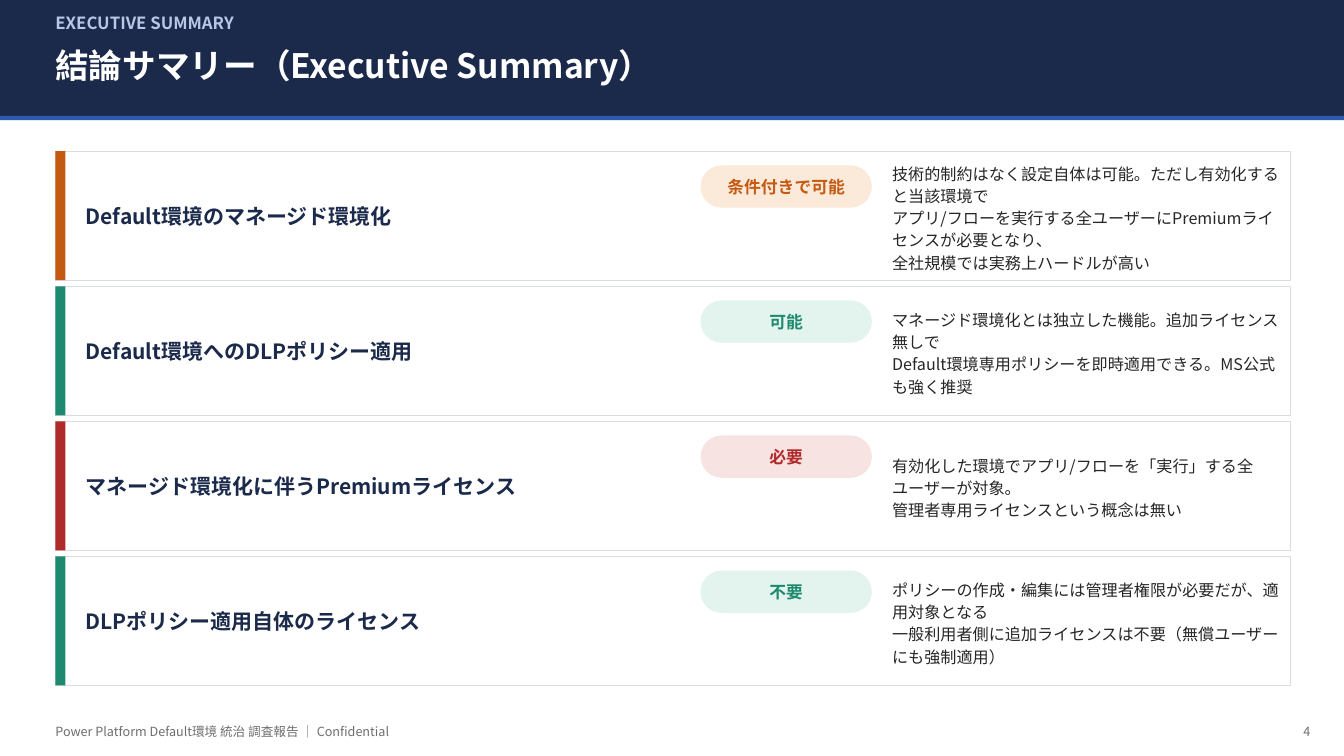
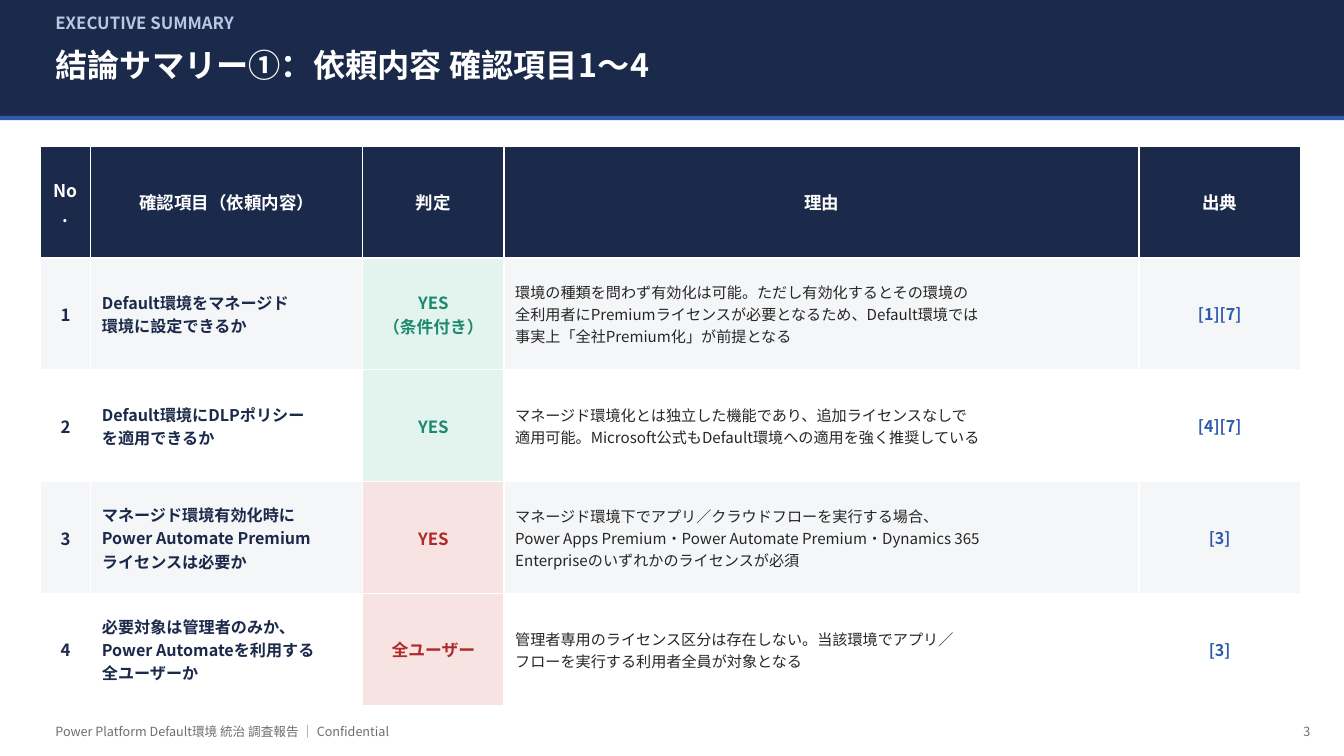
Before and after one commit to takuyanakamura881awc-beep/awc-naka881-repo, a slide deck: slide 3 of docs/PowerPlatform_DefaultEnv_Governance_Report.pptx (slide 4 before the commit). Drawn at 1344x756 pixels with LibreOffice and Linux fonts; fonts in the diff are those of the drawing. Boxes give left, top, right and bottom in pixels: in the first picture for what was removed or moved away, otherwise in the second. Text is boxed around its words. In the diff, an @@ line names an element or a change of style, - is before the commit and + after.

```diff
--- a/docs/PowerPlatform_DefaultEnv_Governance_Report.pptx
+++ b/docs/PowerPlatform_DefaultEnv_Governance_Report.pptx
@@ text at [55, 49, 649, 80]: text changed; size 24 to 23 pt @@
-結論サマリー（Executive Summary）
+結論サマリー①：依頼内容 確認項目1〜4
@@ table added at [40, 146, 1301, 706], 5 rows, 5 columns @@
+No. | 確認項目（依頼内容） | 判定 | 理由 | 出典
+1 | Default環境をマネージド / 環境に設定できるか | YES / （条件付き） | 環境の種類を問わず有効化は可能。ただし有効化するとその環境の / 全利用者にPremiumライセンスが必要となるため、Default環境では / 事実上「全社Premium化」が前提となる | [1][7]
+2 | Default環境にDLPポリシー / を適用できるか | YES | マネージド環境化とは独立した機能であり、追加ライセンスなしで / 適用可能。Microsoft公式もDefault環境への適用を強く推奨している | [4][7]
+3 | マネージド環境有効化時に / Power Automate Premium / ライセンスは必要か | YES | マネージド環境下でアプリ／クラウドフローを実行する場合、 / Power Apps Premium・Power Automate Premium・Dynamics 365 / Enterpriseのいずれかのライセンスが必須 | [3]
+4 | 必要対象は管理者のみか、 / Power Automateを利用する / 全ユーザーか | 全ユーザー | 管理者専用のライセンス区分は存在しない。当該環境でアプリ／ / フローを実行する利用者全員が対象となる | [3]
@@ rectangle removed at [55, 151, 1291, 280] @@
@@ rectangle removed at [55, 151, 66, 280] @@
@@ rounded rectangle removed at [701, 165, 872, 208] @@
-条件付きで可能
@@ text removed at [892, 166, 1279, 271] @@
-技術的制約はなく設定自体は可能。ただし有効化すると当該環境で
-アプリ/フローを実行する全ユーザーにPremiumライセンスが必要となり、
-全社規模では実務上ハードルが高い
@@ text removed at [86, 206, 392, 226] @@
-Default環境のマネージド環境化
@@ rectangle removed at [55, 286, 1291, 415] @@
@@ rectangle removed at [55, 286, 66, 415] @@
@@ rounded rectangle removed at [701, 300, 872, 343] @@
-可能
@@ text removed at [892, 312, 1278, 372] @@
-マネージド環境化とは独立した機能。追加ライセンス無しで
-Default環境専用ポリシーを即時適用できる。MS公式も強く推奨
@@ text removed at [86, 341, 413, 361] @@
-Default環境へのDLPポリシー適用
@@ rectangle removed at [55, 421, 1291, 551] @@
@@ rectangle removed at [55, 421, 66, 551] @@
@@ rounded rectangle removed at [701, 436, 872, 478] @@
-必要
@@ text removed at [86, 476, 517, 496] @@
-マネージド環境化に伴うPremiumライセンス
@@ text removed at [892, 458, 1253, 518] @@
-有効化した環境でアプリ/フローを「実行」する全ユーザーが対象。
-管理者専用ライセンスという概念は無い
@@ rectangle removed at [55, 557, 1291, 686] @@
@@ rectangle removed at [55, 557, 66, 686] @@
@@ rounded rectangle removed at [701, 571, 872, 613] @@
-不要
@@ text removed at [892, 582, 1279, 665] @@
-ポリシーの作成・編集には管理者権限が必要だが、適用対象となる
-一般利用者側に追加ライセンスは不要（無償ユーザーにも強制適用）
@@ text removed at [86, 611, 421, 631] @@
-DLPポリシー適用自体のライセンス
@@ text at [1303, 726, 1310, 736]: text changed @@
-4
+3
```
Also in this commit, not shown: 10 other slides changed, 1 slide added, 3 slides removed.
